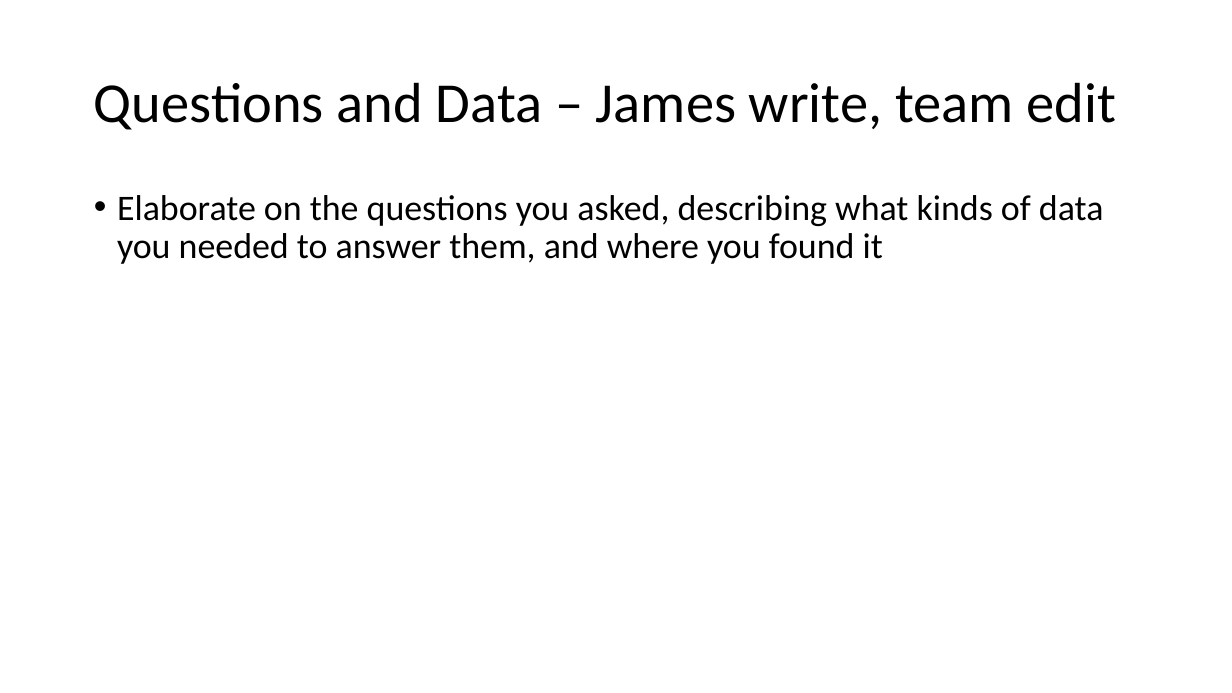
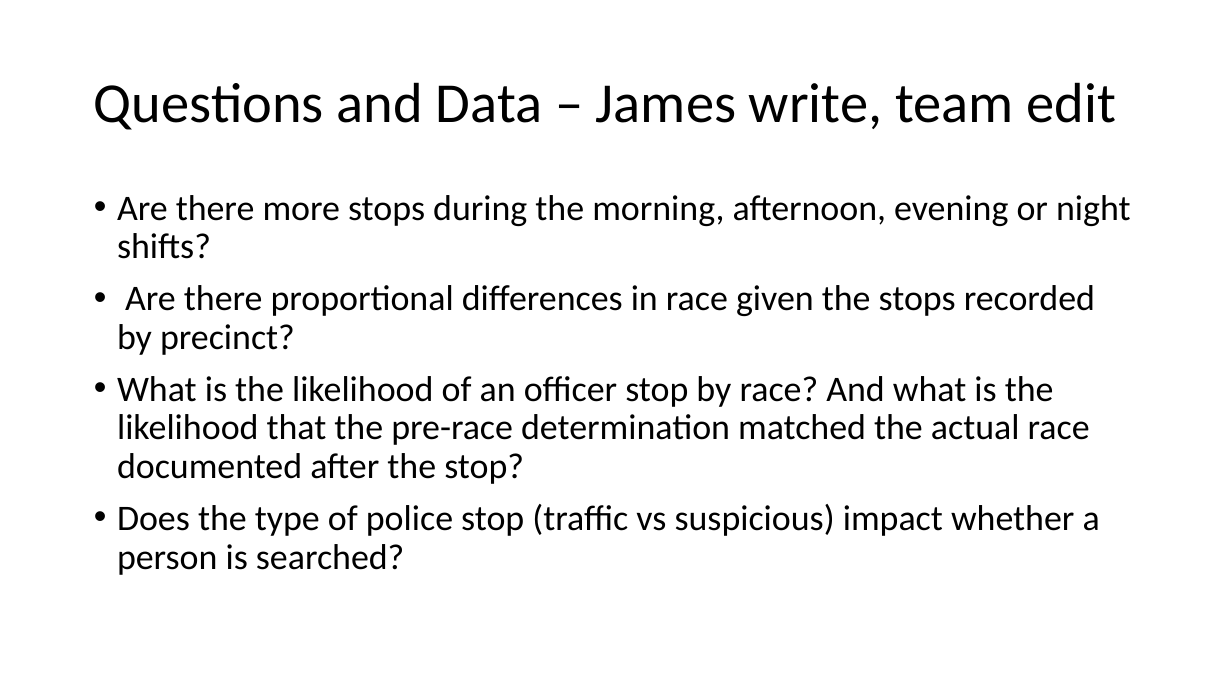
Before and after one commit to elu267/Project_GroupF, a slide deck: slide 3 of Group_F_Minneapolis Police Stops Presentation.pptx. Drawn at 1232x693 pixels with LibreOffice and Linux fonts; fonts in the diff are those of the drawing. Boxes give left, top, right and bottom in pixels: in the first picture for what was removed or moved away, otherwise in the second. Text is boxed around its words. In the diff, an @@ line names an element or a change of style, - is before the commit and + after.

```diff
--- a/Group_F_Minneapolis Police Stops Presentation.pptx
+++ b/Group_F_Minneapolis Police Stops Presentation.pptx
@@ text at (117, 195, 1130, 575): text changed @@
-• Elaborate on the questions you asked, describing what kinds of data you needed to answer them, and where you found it
+• Are there more stops during the morning, afternoon, evening or night shifts?
+• Are there proportional differences in race given the stops recorded by precinct?
+• What is the likelihood of an officer stop by race? And what is the likelihood that the pre-race determination matched the actual race documented after the stop?
+• Does the type of police stop (traffic vs suspicious) impact whether a person is searched?
```
Also in this commit, not shown: 3 other slides changed.
